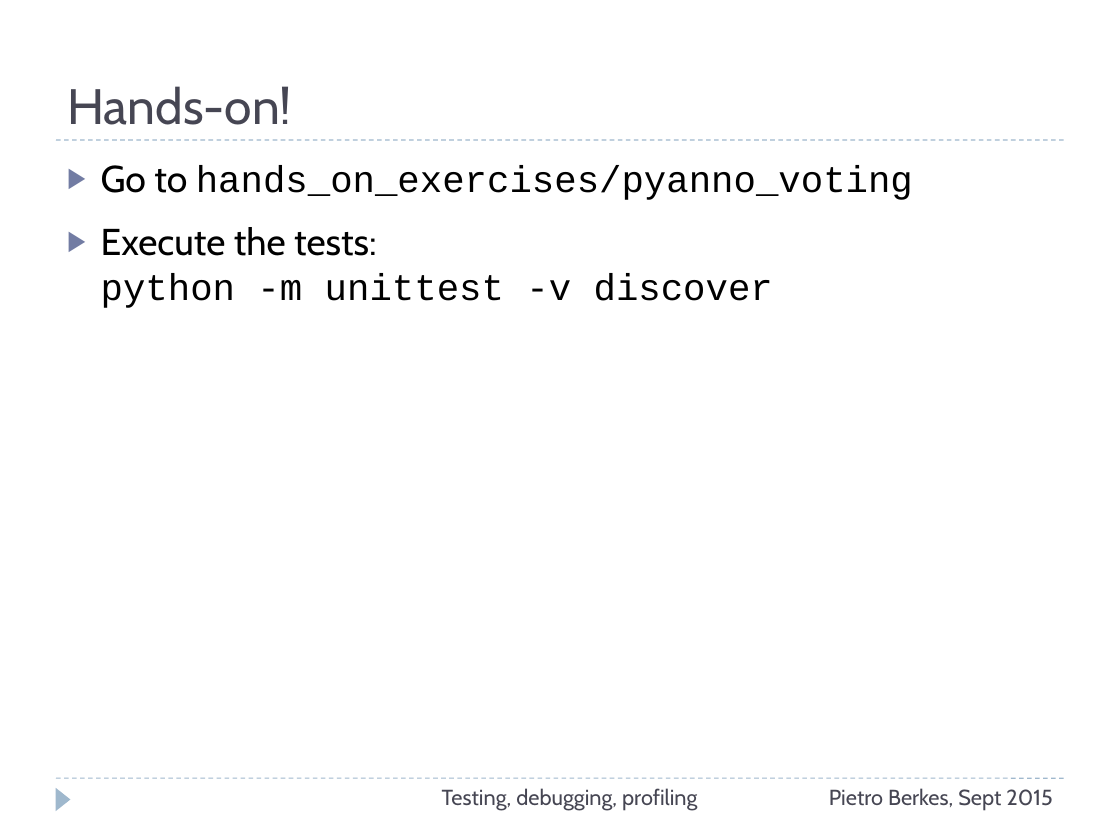
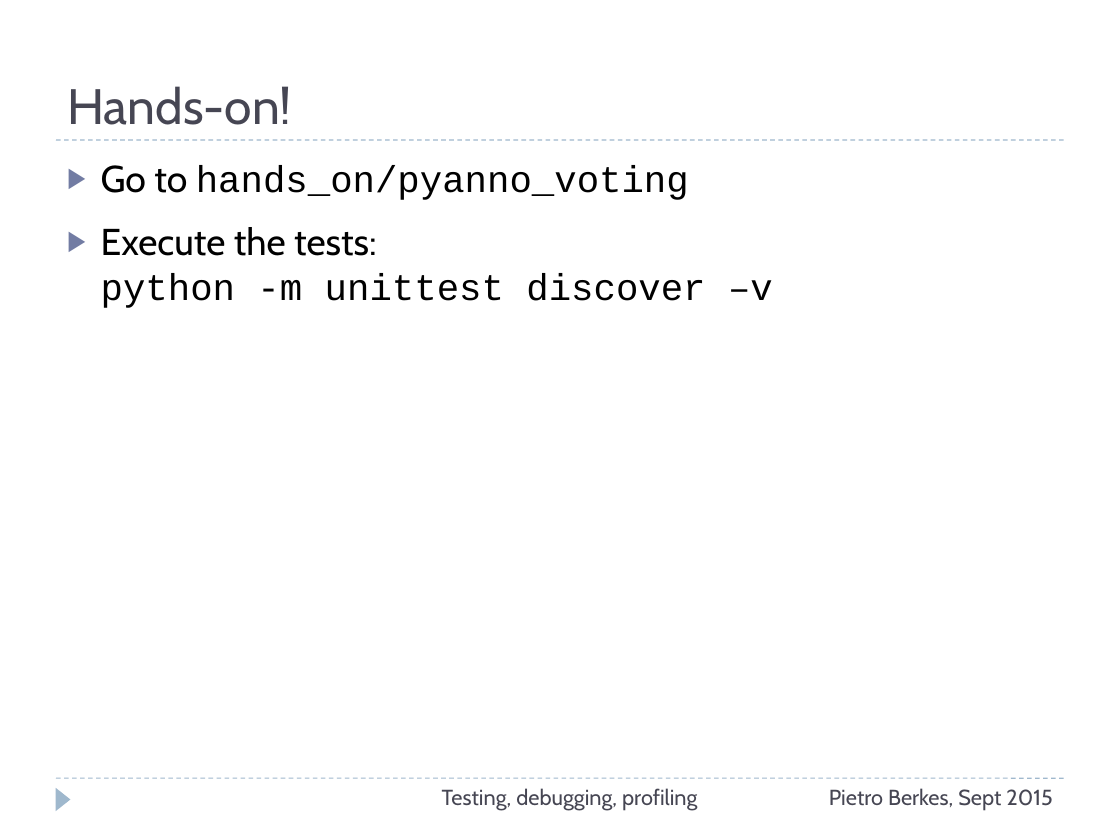
Before and after one commit to ASPP/testing_debugging_profiling, a slide deck: slide 18 of testing-debugging-profiling.pptx. Drawn at 1120x840 pixels with LibreOffice and Linux fonts; fonts in the diff are those of the drawing. Boxes give left, top, right and bottom in pixels: in the first picture for what was removed or moved away, otherwise in the second. Text is boxed around its words. In the diff, an @@ line names an element or a change of style, - is before the commit and + after.

```diff
--- a/testing-debugging-profiling.pptx
+++ b/testing-debugging-profiling.pptx
@@ text at bbox=[101, 165, 773, 308]: text changed @@
-▶ Go to hands_on_exercises/pyanno_voting
-▶ Execute the tests:
-  python -m unittest -v discover
+▶ Go to hands_on/pyanno_voting
+▶ Execute the tests:
+  python -m unittest discover –v
```
Also in this commit, not shown: 4 other slides changed, 1 other file.
